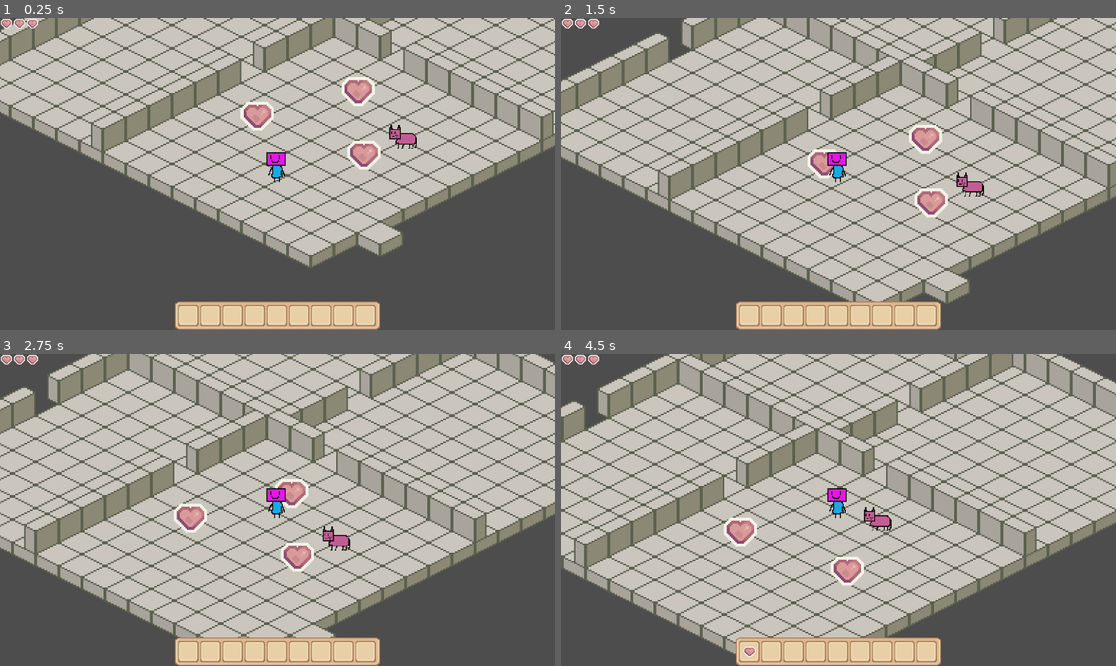
Above: before the commit, frames 1-4 (two rows, left to right).
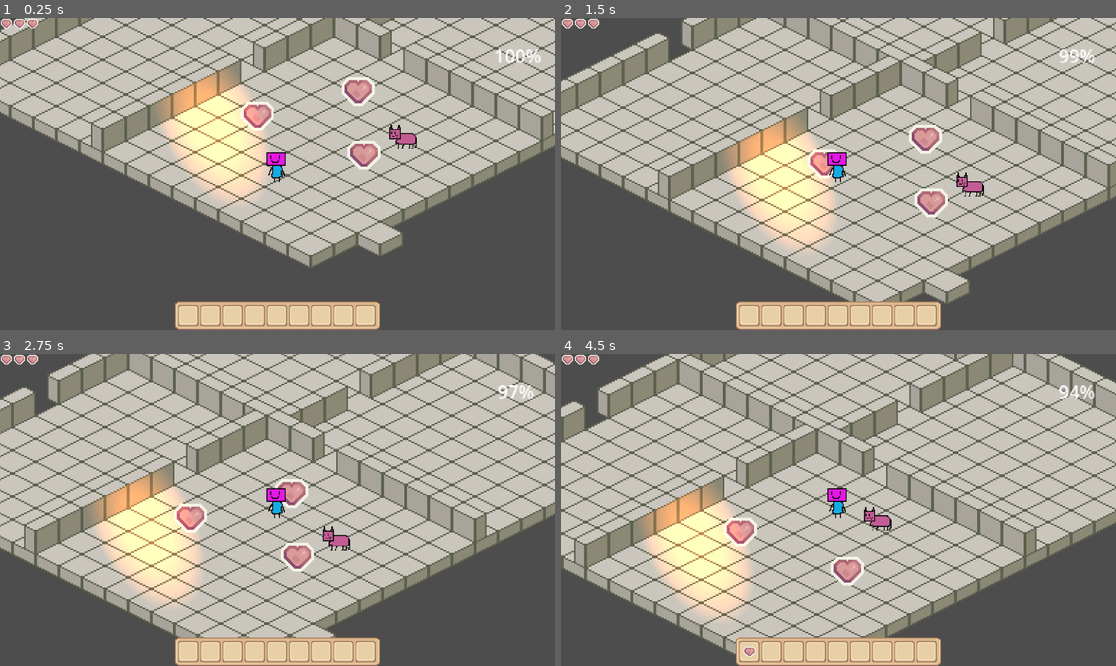
Above: after the commit, the same moments.

Repository: TheChrisJA/Warmth-and-Whiskers
Game: Godot game, scene res://main_game.tscn
The game is run twice, just before and just after one commit, with the same random seed, the same clock (stepped at 60 frames per second) and the same inputs.
Inputs (mouse positions are in pixels of both pictures, inside the frame that each line leads up to):
- Up to frame 1 (0.25 s): no input
- Up to frame 2 (1.5 s): drag from (816, 114) to (927, 155) at 0.52 s; drag from (943, 198) to (832, 161) at 1.27 s
- Up to frame 3 (2.75 s): move the mouse to (327, 463) at 2.02 s; click (327, 463) at 2.17 s
- Up to frame 4 (4.5 s): drag from (749, 650) to (855, 556) at 2.77 s; drag from (771, 650) to (866, 510) at 3.52 s; drag from (794, 650) to (755, 432) at 4.27 s

The runs differ from the first frame. In frame 1, 5.6% of the frame differs, in the area x 28-98%, y 10-60%; in frame 2, 5.6%; in frame 3, 5.6%; in frame 4, 5.7%, in the area x 14-97%, y 10-85%.

Commit message:
Warmth Feature with warming fall off added

Diff:
--- /dev/null
+++ b/warmth-and-whiskers/GlobalHeat.gd
@@ -0,0 +1,30 @@
+extends Node
+
+signal heat_changed(new_heat: float)
+
+@export var max_heat: float = 100.0
+@export var min_heat: float = 0.0
+
+# Initial baseline warmth
+var current_heat: float = 50:
+	set(value):
+		current_heat = clamp(value, min_heat, max_heat)
+		heat_changed.emit(current_heat)
+
+# Environmental progression values
+var ambient_drain_rate: float = 1.5 # Points lost per second initially
+var freeze_acceleration: float = 0.05 # How much colder the world gets per second
+var current_heating_bonus: float = 0.0 # Total heat influx from nearby objects
+
+# The world gets progressively harsher over time
+var environmental_freeze_rate: float = 1.5
+
+func _process(delta: float) -> void:
+	# The baseline frost drain goes up constantly
+	environmental_freeze_rate += freeze_acceleration * delta
+
+func register_heat_source(amount: float) -> void:
+	current_heating_bonus += amount
+
+func unregister_heat_source(amount: float) -> void:
+	current_heating_bonus -= amount
--- /dev/null
+++ b/warmth-and-whiskers/area_2d_4.gd
@@ -0,0 +1,40 @@
+extends Area2D
+
+@export var heat_output: float = 5
+
+var player_in_range: CharacterBody2D = null
+var max_radius: float = 0.0
+var circle_center: Vector2  # will hold the actual center of the circle
+
+func _ready() -> void:
+	for child in get_children():
+		if child is CollisionShape2D and child.shape is CircleShape2D:
+			max_radius = child.shape.radius
+			circle_center = child.global_position   # <-- real center
+			break
+
+	if max_radius == 0.0:
+		max_radius = 150.0
+		circle_center = global_position   # fallback
+
+func _process(delta: float) -> void:
+	if is_instance_valid(player_in_range):
+		var distance = circle_center.distance_to(player_in_range.global_position)
+		distance = clamp(distance, 0.0, max_radius)
+
+		var dropoff_factor = 1.0 - (distance / max_radius)
+		player_in_range.local_heating_bonus = heat_output * dropoff_factor
+
+		print("Dist: %.1f/%d | Factor: %.2f | Bonus: %.1f" % [distance, max_radius, dropoff_factor, player_in_range.local_heating_bonus])
+
+func _on_body_entered(body: Node2D) -> void:
+	if body.is_in_group("player"):
+		player_in_range = body
+		print("Player entered warmth zone. Beginning dynamic temperature scaling.")
+
+func _on_body_exited(body: Node2D) -> void:
+	if body == player_in_range:
+		# Reset their heat bonus back to 0 when they step completely outside the circle
+		player_in_range.local_heating_bonus = 0.0
+		player_in_range = null
+		print("Player left warmth zone.")
--- /dev/null
+++ b/warmth-and-whiskers/label.gd
@@ -0,0 +1,25 @@
+extends Label
+
+func _ready() -> void:
+	# Safely wait for the main scene to finish assembling
+	await get_tree().process_frame
+
+	# Locate the player node inside the group we assigned earlier
+	var players = get_tree().get_nodes_in_group("player")
+	if players.size() > 0:
+		var target_player = players[0] as Player
+
+		# Hook into this specific player's signal
+		target_player.heat_changed.connect(_on_player_heat_changed)
+		_update_display(target_player.current_heat)
+
+func _on_player_heat_changed(new_heat: float) -> void:
+	_update_display(new_heat)
+
+func _update_display(value: float) -> void:
+	text = "%d%%" % [round(value)]
+
+	if value < 25.0:
+		add_theme_color_override("font_color", Color.CRIMSON)
+	else:
+		add_theme_color_override("font_color", Color.WHITE)
--- a/warmth-and-whiskers/main_game.tscn
+++ b/warmth-and-whiskers/main_game.tscn
@@ -5,6 +5,7 @@
 [ext_resource type="Script" uid="uid://8tcvwwy1jta7" path="res://area_2d.gd" id="2_aomqu"]
 [ext_resource type="Texture2D" uid="uid://dvxrulned2y7e" path="res://testcharacter.png" id="3_dugkq"]
 [ext_resource type="Script" uid="uid://djsije4egnnj4" path="res://cat.gd" id="4_dugkq"]
+[ext_resource type="Script" uid="uid://ctss7ursi8trq" path="res://area_2d_4.gd" id="4_krmtw"]
 [ext_resource type="Texture2D" uid="uid://sfckl4lgtlnt" path="res://cattest.png" id="5_2pltu"]
 [ext_resource type="Texture2D" uid="uid://fmqtcwbgu2ay" path="res://inventory_Light.png" id="6_02kkc"]
 [ext_resource type="Script" uid="uid://duypqrrxq8fea" path="res://inventory_background.gd" id="7_4srsv"]
@@ -12,6 +13,7 @@
 [ext_resource type="Texture2D" uid="uid://nluoy2ddswy" path="res://BrownInvenSelect.png" id="8_l5ukw"]
 [ext_resource type="Script" uid="uid://ccp2r2tg0xvnf" path="res://inventory_slot.gd" id="9_mf81u"]
 [ext_resource type="Texture2D" uid="uid://cwf8jsgevf71e" path="res://Inventory_Herat_.png" id="11_02kkc"]
+[ext_resource type="Script" uid="uid://dvk66at7xsdn6" path="res://label.gd" id="14_jgkyn"]
 
 [sub_resource type="TileSetAtlasSource" id="TileSetAtlasSource_ykeeq"]
 texture = ExtResource("1_ykeeq")
@@ -117,6 +119,21 @@
 [sub_resource type="RectangleShape2D" id="RectangleShape2D_02kkc"]
 size = Vector2(1.4161224, 1.30719)
 
+[sub_resource type="Gradient" id="Gradient_aomqu"]
+offsets = PackedFloat32Array(0, 0.060240965, 0.7710843)
+colors = PackedColorArray(0.9578313, 0.9578313, 0.9578313, 1, 1, 1, 1, 1, 0, 0, 0, 1)
+
+[sub_resource type="GradientTexture2D" id="GradientTexture2D_krmtw"]
+gradient = SubResource("Gradient_aomqu")
+width = 88
+height = 88
+fill = 1
+fill_from = Vector2(0.23913045, 0.50434786)
+fill_to = Vector2(0.90000004, 0.50869566)
+
+[sub_resource type="CircleShape2D" id="CircleShape2D_jgkyn"]
+radius = 65.03076
+
 [sub_resource type="CircleShape2D" id="CircleShape2D_l5ukw"]
 radius = 3.0
 
@@ -142,6 +159,7 @@
 tile_set = SubResource("TileSet_6bm6p")
 
 [node name="NavigationRegion2D" type="NavigationRegion2D" parent="World/Levels/TileMapLayer" unique_id=657185464]
+visible = false
 position = Vector2(-1, -1)
 navigation_polygon = SubResource("NavigationPolygon_6bm6p")
 
@@ -213,6 +231,27 @@
 texture = ExtResource("11_02kkc")
 metadata/_edit_lock_ = true
 
+[node name="Area2D4" type="Area2D" parent="World/Levels" unique_id=578655669]
+z_index = 1
+position = Vector2(-129, 78)
+priority = 1
+script = ExtResource("4_krmtw")
+
+[node name="PointLight2D" type="PointLight2D" parent="World/Levels/Area2D4" unique_id=1357304790]
+z_index = 3
+position = Vector2(27.660736, 52.672882)
+rotation = 1.1052061
+scale = Vector2(1.4772472, -0.8031791)
+color = Color(0.7854915, 0.3042909, 0, 1)
+energy = 1.59
+texture = SubResource("GradientTexture2D_krmtw")
+texture_scale = 0.98
+
+[node name="CollisionShape2D2" type="CollisionShape2D" parent="World/Levels/Area2D4" unique_id=1274332411]
+z_index = 1
+position = Vector2(10, 20)
+shape = SubResource("CircleShape2D_jgkyn")
+
 [node name="Entities" type="Node2D" parent="World" unique_id=1590512556]
 position = Vector2(49, -14)
 
@@ -227,13 +266,13 @@
 script = ExtResource("2_6bm6p")
 
 [node name="CollisionShape2D" type="CollisionShape2D" parent="Systems/SpawnManager/Player" unique_id=521254775]
+z_index = 1
 position = Vector2(0, 3)
 shape = SubResource("CircleShape2D_l5ukw")
-disabled = true
 metadata/_edit_lock_ = true
 
 [node name="Testcharacter" type="Sprite2D" parent="Systems/SpawnManager/Player" unique_id=341964502]
-z_index = 2
+z_index = 1
 texture_filter = 1
 position = Vector2(-1.0000001, -5.0000005)
 scale = Vector2(0.67327964, 0.67327964)
@@ -578,6 +617,22 @@
 texture = ExtResource("11_02kkc")
 stretch_mode = 4
 
+[node name="MarginContainer" type="MarginContainer" parent="HudLayerCanvas/HudRoot" unique_id=1819776683]
+layout_mode = 0
+anchor_left = 0.890625
+anchor_top = 0.050925925
+anchor_right = 0.97256947
+anchor_bottom = 0.1941358
+offset_right = -54.400024
+offset_bottom = -52.799995
+scale = Vector2(2.3600001, 2.3200002)
+metadata/_edit_use_anchors_ = true
+
+[node name="Label" type="Label" parent="HudLayerCanvas/HudRoot/MarginContainer" unique_id=1802429351]
+layout_mode = 2
+horizontal_alignment = 1
+script = ExtResource("14_jgkyn")
+
 [node name="PauseLayerCanvas" type="CanvasLayer" parent="." unique_id=418441936]
 
 [node name="PauseRoot" type="Control" parent="PauseLayerCanvas" unique_id=515936998]
@@ -591,6 +646,8 @@
 [connection signal="input_event" from="World/Levels/Area2D" to="World/Levels/Area2D" method="_on_input_event"]
 [connection signal="input_event" from="World/Levels/Area2D2" to="World/Levels/Area2D2" method="_on_input_event"]
 [connection signal="input_event" from="World/Levels/Area2D3" to="World/Levels/Area2D3" method="_on_input_event"]
+[connection signal="body_entered" from="World/Levels/Area2D4" to="World/Levels/Area2D4" method="_on_body_entered"]
+[connection signal="body_exited" from="World/Levels/Area2D4" to="World/Levels/Area2D4" method="_on_body_exited"]
 [connection signal="timeout" from="Systems/SpawnManager/Cat/Timer" to="Systems/SpawnManager/Cat" method="_on_timer_timeout"]
 [connection signal="gui_input" from="HudLayerCanvas/HudRoot/InventoryBackground/SlotGrid/InventorySlot" to="HudLayerCanvas/HudRoot/InventoryBackground/SlotGrid/InventorySlot" method="_on_gui_input"]
 [connection signal="gui_input" from="HudLayerCanvas/HudRoot/InventoryBackground/SlotGrid/InventorySlot2" to="HudLayerCanvas/HudRoot/InventoryBackground/SlotGrid/InventorySlot2" method="_on_gui_input"]
--- /dev/null
+++ b/warmth-and-whiskers/margin_container.gd
@@ -0,0 +1,11 @@
+extends MarginContainer
+
+
+# Called when the node enters the scene tree for the first time.
+func _ready() -> void:
+	pass # Replace with function body.
+
+
+# Called every frame. 'delta' is the elapsed time since the previous frame.
+func _process(delta: float) -> void:
+	pass
--- a/warmth-and-whiskers/player.gd
+++ b/warmth-and-whiskers/player.gd
@@ -1,4 +1,5 @@
 extends CharacterBody2D
+class_name Player
 
 const SPEED = 50
 const INTERACTION_DISTANCE = 5
@@ -10,9 +11,23 @@
 var pending_placement_position: Vector2 = Vector2.ZERO
 var is_moving_to_place: bool = false
 
+signal heat_changed(new_heat: float)
+
+@export var max_heat: float = 100.0
+@export var min_heat: float = 0.0
+
+var current_heat: float = 100:
+	set(value):
+		current_heat = clamp(value, min_heat, max_heat)
+		heat_changed.emit(current_heat)
+
+var local_heating_bonus: float = 0.0
+
+
 func _ready():
 	nav_agent.path_desired_distance = 4.0
 	nav_agent.target_desired_distance = 4.0
+	add_to_group("player")
 
 func _unhandled_input(event: InputEvent) -> void:
 	if event is InputEventMouseButton and event.pressed and event.button_index == MOUSE_BUTTON_LEFT:
@@ -38,7 +53,19 @@
 func set_movement_target(target_point: Vector2):
 	nav_agent.target_position = target_point
 
-func _physics_process(_delta: float) -> void:
+func _physics_process(delta: float) -> void:
+	# ─── HEAT & TEMPERATURE LOOP ───
+	# Read the world's current base frost level from the global script
+	var environmental_drain = GlobalHeat.environmental_freeze_rate
+
+	# Combine regional warmth vs global freeze
+	var net_change = local_heating_bonus - environmental_drain
+
+	# Fix: 'self.' ensures it runs through the custom setter and triggers the UI signal
+	self.current_heat += net_change * delta
+
+
+	# ─── NAVIGATION & MOVEMENT LOOP ───
 	# Check proximity for picking up an item
 	if is_instance_valid(target_item):
 		var distance_to_item = global_position.distance_to(target_item.global_position)
--- /dev/null
+++ b/warmth-and-whiskers/progress_bar.gd
@@ -0,0 +1,11 @@
+extends ProgressBar
+
+
+# Called when the node enters the scene tree for the first time.
+func _ready() -> void:
+	pass # Replace with function body.
+
+
+# Called every frame. 'delta' is the elapsed time since the previous frame.
+func _process(delta: float) -> void:
+	pass
--- a/warmth-and-whiskers/project.godot
+++ b/warmth-and-whiskers/project.godot
@@ -18,6 +18,7 @@
 [autoload]
 
 InventorySystem="*uid://b7p11vhu8whi4"
+GlobalHeat="*uid://bsx385fpk3sfo"
 
 [physics]
 
Not shown, added: warmth-and-whiskers/GlobalHeat.gd.uid
Binary file added: warmth-and-whiskers/TheCursor/dotted-round-shape-abstract-halftone-gradient-element-geometric-circular-wavy-spotted-circle.png
Not shown, added: warmth-and-whiskers/TheCursor/dotted-round-shape-abstract-halftone-gradient-element-geometric-circular-wavy-spotted-circle.png.import
Not shown, added: warmth-and-whiskers/area_2d_4.gd.uid
Binary file added: warmth-and-whiskers/dotted-round-shape-abstract-halftone-gradient-element-geometric-circular-wavy-spotted-circle.png
Not shown, added: warmth-and-whiskers/dotted-round-shape-abstract-halftone-gradient-element-geometric-circular-wavy-spotted-circle.png.import
Not shown, added: warmth-and-whiskers/label.gd.uid
Not shown, added: warmth-and-whiskers/margin_container.gd.uid
Not shown, added: warmth-and-whiskers/progress_bar.gd.uid
Binary file added: warmth-and-whiskers/—Pngtree—black gradient radial gradient_5441583.png
Not shown, added: warmth-and-whiskers/—Pngtree—black gradient radial gradient_5441583.png.import
